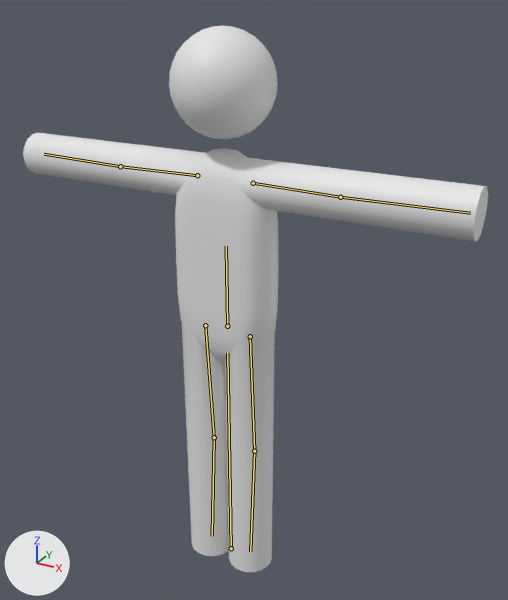
The FBX model Content/Resources/Character01-6.fbx, before and after one commit.
The view is the same before and after, from a 50 mm lens placed at (0.568, -0.937, 1.023), pointed at (-0.022, 0.134, 0.487). The axes (+X, +Y, +Z) are drawn at lower left. The lights are the same throughout. The bones that change are drawn over the model as lines.

Objects in the first picture: 'vg.body'.
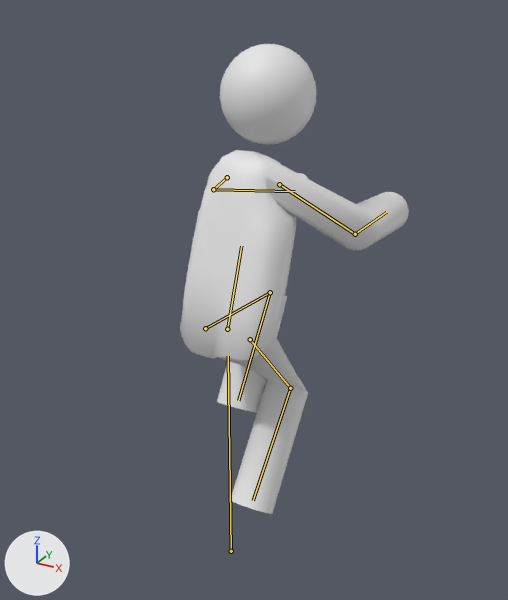
The newer file adds an action. The first version stands in its rest pose; the second is drawn at frame 11 of the action 'Character04|jump'.

Changed parts and their boxes (x1, y1, x2, y2) in the pictures (508 x 600 px):
'vg.body', posed (51% narrower, 14% shorter)
    before: (23, 26, 488, 572)
    after: (180, 44, 409, 514)
bone 'root', root to tip
    before: (231, 548) to (227, 353)
    after: (231, 551) to (228, 356)
bone 'thigh_r', root to tip
    before: (250, 336) to (254, 451)
    after: (250, 339) to (290, 388)
bone 'calf_r', root to tip
    before: (254, 451) to (250, 551)
    after: (290, 388) to (253, 500)
bone 'thigh_l', root to tip
    before: (205, 325) to (214, 437)
    after: (205, 328) to (270, 292)
bone 'calf_l', root to tip
    before: (214, 437) to (212, 536)
    after: (270, 292) to (238, 400)
bone 'spine01', root to tip
    before: (227, 326) to (226, 246)
    after: (227, 329) to (241, 246)
bone 'upperarm_r', root to tip
    before: (253, 183) to (340, 197)
    after: (279, 184) to (355, 234)
bone 'lowerarm_r', root to tip
    before: (340, 197) to (470, 213)
    after: (355, 234) to (386, 212)
bone 'upperarm_l', root to tip
    before: (197, 175) to (120, 166)
    after: (227, 177) to (213, 189)
bone 'lowerarm_l', root to tip
    before: (120, 166) to (44, 154)
    after: (213, 189) to (295, 191)

What changed in the scene script:
```text
Change bone_root:
    where bone_root = bpy.data.objects['Character04'].pose.bones['root']
    bone_root.location: (0.0, 0.0, 0.0) -> (0.0, -0.6, 0.0)
Change bone_thigh_r:
    where bone_thigh_r = bpy.data.objects['Character04'].pose.bones['thigh_r']  # child of 'pelvis'
    bone_thigh_r.rotation_quaternion: (1.0, 0.0, 0.0, 0.0) -> (0.944, -0.33, 0.0, 0.0)  # degrees (0, 0, 0) -> degrees (-39, 0, 0)
Change bone_calf_r:
    where bone_calf_r = bpy.data.objects['Character04'].pose.bones['calf_r']  # child of 'thigh_r'
    bone_calf_r.rotation_quaternion: (1.0, 0.0, 0.0, 0.0) -> (0.783, 0.621, 0.0, 0.0)  # degrees (0, 0, 0) -> degrees (77, 0, 0)
Change bone_thigh_l:
    where bone_thigh_l = bpy.data.objects['Character04'].pose.bones['thigh_l']  # child of 'pelvis'
    bone_thigh_l.rotation_quaternion: (1.0, 0.0, 0.0, 0.0) -> (0.762, -0.648, 0.0, 0.0)  # degrees (0, 0, 0) -> degrees (-81, 0, 0)
Change bone_calf_l:
    where bone_calf_l = bpy.data.objects['Character04'].pose.bones['calf_l']  # child of 'thigh_l'
    bone_calf_l.rotation_quaternion: (1.0, 0.0, 0.0, 0.0) -> (0.559, 0.829, 0.0, 0.0)  # degrees (0, 0, 0) -> degrees (112, 0, 0)
Change bone_spine01:
    where bone_spine01 = bpy.data.objects['Character04'].pose.bones['spine01']  # child of 'pelvis'
    bone_spine01.rotation_quaternion: (1.0, 0.0, 0.0, 0.0) -> (0.983, -0.182, 0.0, 0.0)  # degrees (0, 0, 0) -> degrees (-21, 0, 0)
Change bone_upperarm_r:
    where bone_upperarm_r = bpy.data.objects['Character04'].pose.bones['upperarm_r']  # child of 'sholder_r'
    bone_upperarm_r.rotation_quaternion: (1.0, 0.0, 0.0, 0.0) -> (0.82, -0.075, 0.492, -0.284)  # degrees (0, 0, 0) -> degrees (-39, 50, -57)
Change bone_lowerarm_r:
    where bone_lowerarm_r = bpy.data.objects['Character04'].pose.bones['lowerarm_r']  # child of 'upperarm_r'
    bone_lowerarm_r.rotation_quaternion: (1.0, 0.0, 0.0, 0.0) -> (0.789, -0.385, 0.087, -0.47)  # degrees (0, 0, 0) -> degrees (-45, -13, -56)
Change bone_upperarm_l:
    where bone_upperarm_l = bpy.data.objects['Character04'].pose.bones['upperarm_l']  # child of 'sholder_l'
    bone_upperarm_l.rotation_quaternion: (1.0, 0.0, 0.0, 0.0) -> (0.886, -0.461, 0.029, 0.048)  # degrees (0, 0, 0) -> degrees (-55, 5, 3)
Change bone_lowerarm_l:
    where bone_lowerarm_l = bpy.data.objects['Character04'].pose.bones['lowerarm_l']  # child of 'upperarm_l'
    bone_lowerarm_l.rotation_quaternion: (1.0, 0.0, 0.0, 0.0) -> (0.805, -0.563, -0.187, 0.006)  # degrees (0, 0, 0) -> degrees (-72, -17, 13)
```
